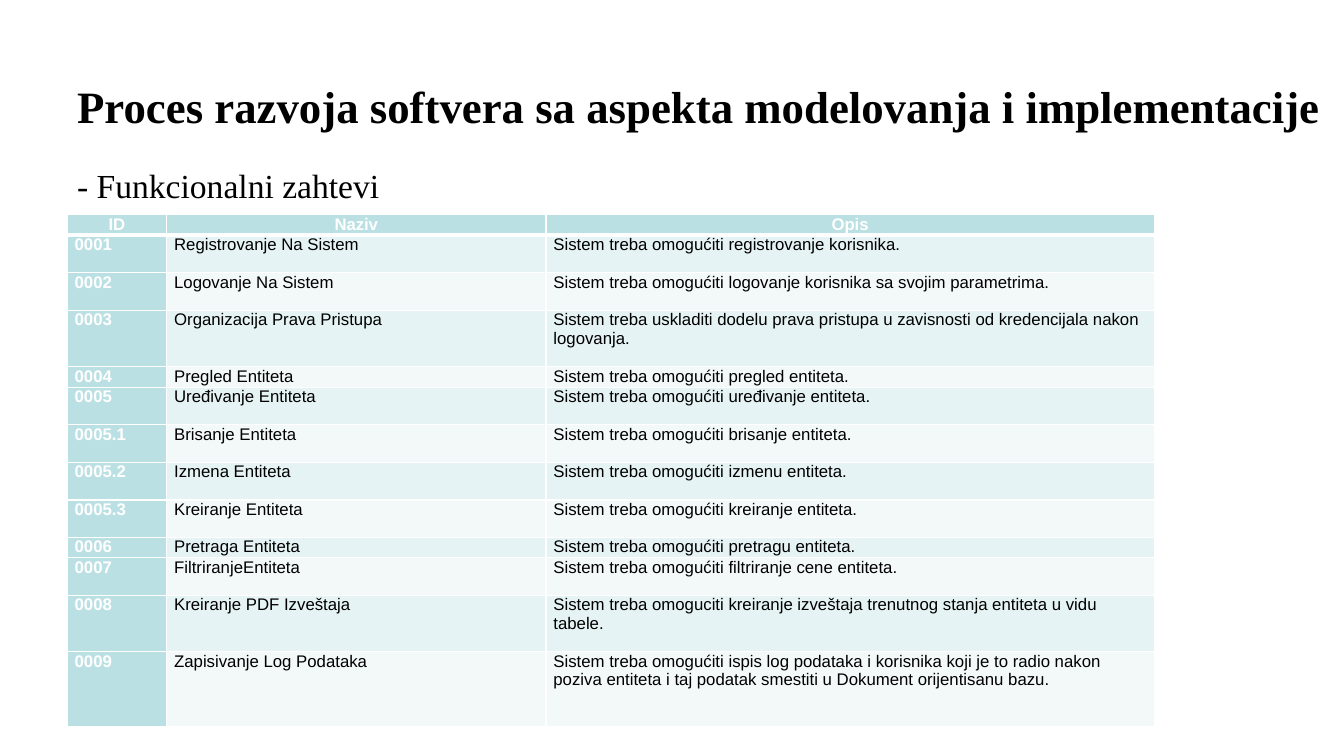
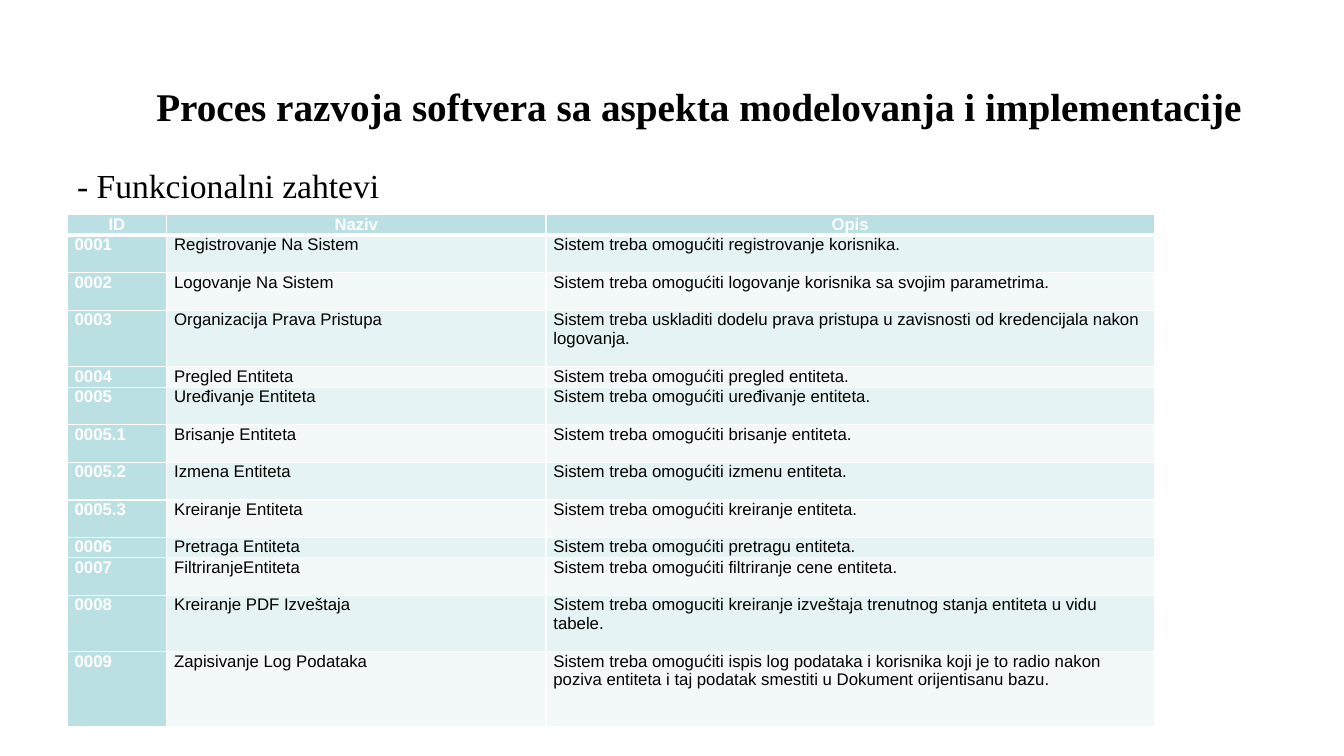
Before and after one commit to Pedja1201/ProjectBrandy_springboot-angular, a slide deck: slide 4 of Specification and Modeling/PredragRadak-Presentation.pptx. Drawn at 1344x756 pixels with LibreOffice and Linux fonts; fonts in the diff are those of the drawing; background and template pictures are left out. Boxes give left, top, right and bottom in pixels: in the first picture for what was removed or moved away, otherwise in the second. Text is boxed around its words. In the diff, an @@ line names an element or a change of style, - is before the commit and + after.

```diff
--- a/Specification and Modeling/PredragRadak-Presentation.pptx
+++ b/Specification and Modeling/PredragRadak-Presentation.pptx
@@ title "Proces razvoja softvera sa aspekta ..." at (156,93,1241,128): size 32 to 28 pt @@
```
Also in this commit, not shown: 4 other slides changed, 10 slides added, 2 slides removed.
